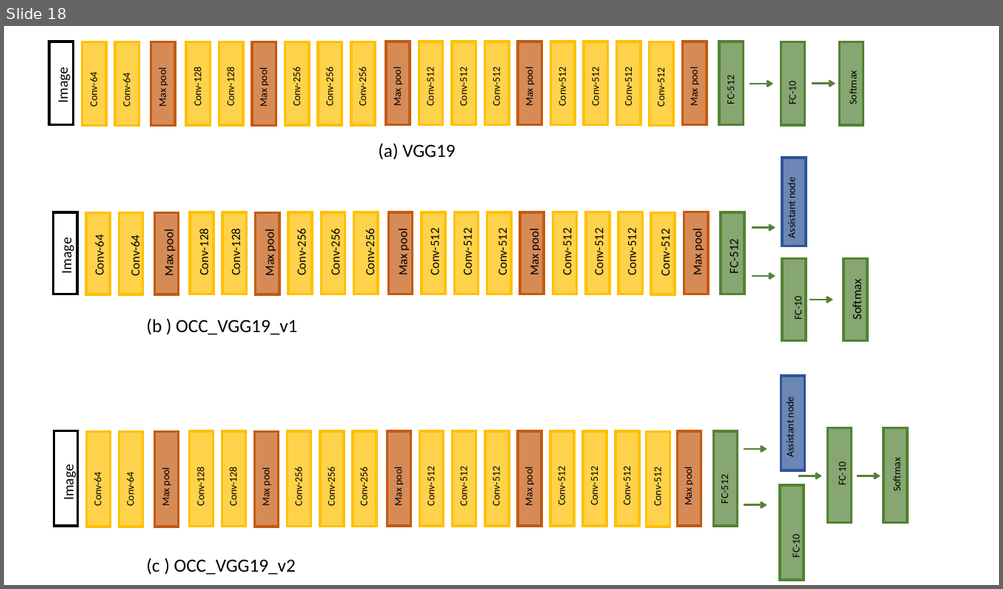
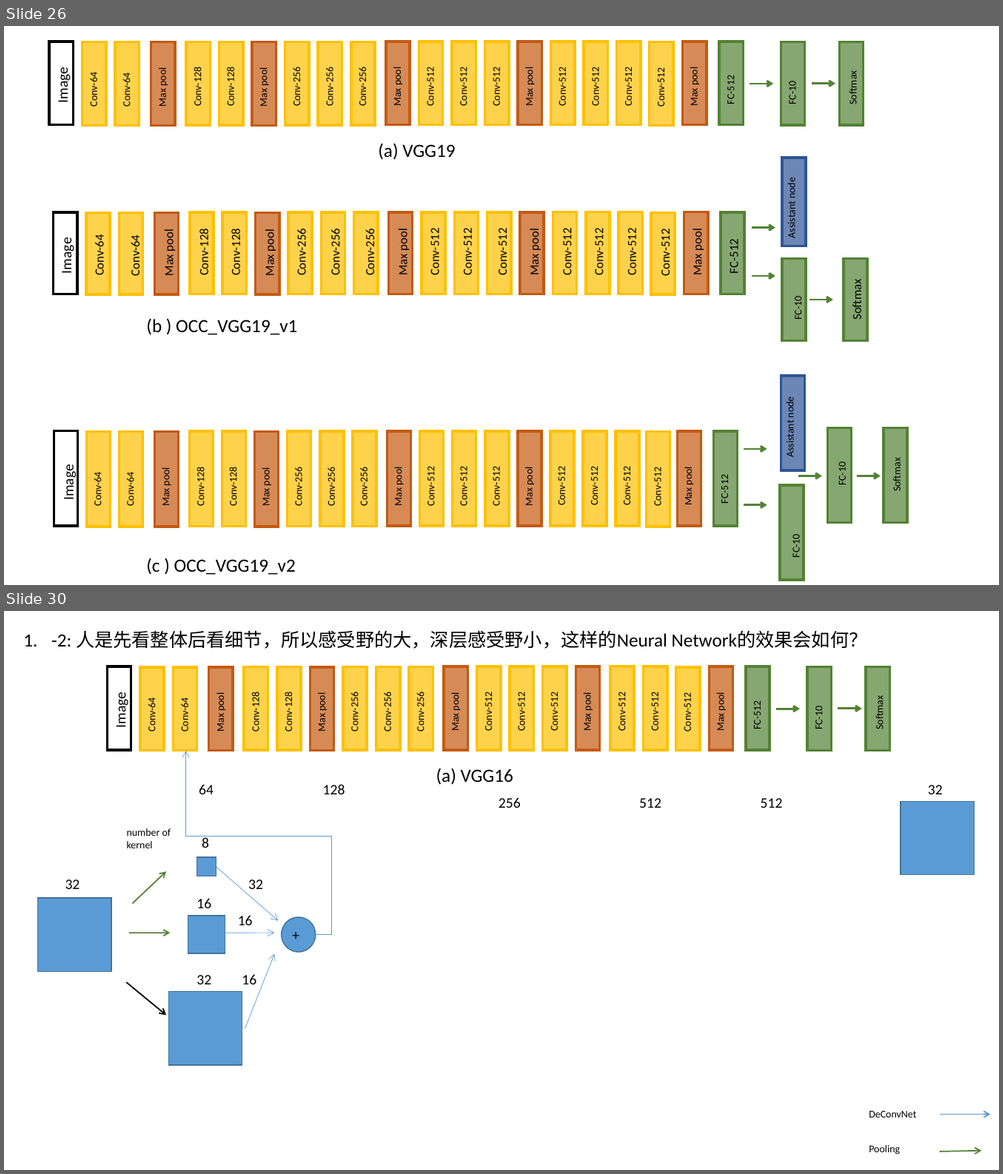
Before and after one commit to ZucchiniTang/Assistant_Unit, a slide deck: Graph.pptx. Shown one above the other, each under a label of ours: slide 18 before the commit, slides 26 and 30 after it; the slides between them are not shown. The pictures are 1003x589 and 1003x1174 pixels, drawn with LibreOffice and Linux fonts; fonts in the diff are those of the drawing. Boxes give left, top, right and bottom in pixels: in the first picture for what was removed or moved away, otherwise in the second. Text is boxed around its words. In the diff, an @@ line names an element or a change of style, - is before the commit and + after.

```diff
--- a/Graph.pptx
+++ b/Graph.pptx
@@ slide 30 added at [4, 611, 999, 1170], background #FFFFFF @@
@@ text added at [51, 630, 868, 649], 18 pt, text #000000 @@
+1. -2: 人是先看整体后看细节，所以感受野的大，深层感受野小，这样的Neural Network的效果会如何？
@@ elbow arrow added from (312, 935) to (186, 752), #5B9BD5 0.5 pt @@
@@ text added at [199, 784, 213, 795], 14 pt, text #000000 @@
+64
@@ text added at [323, 784, 345, 795], 14 pt, text #000000 @@
+128
@@ group added at [107, 667, 890, 785]: 23 texts, 22 rectangles, 2 arrows @@
+Image
+Conv-64
+Conv-64
+Max pool
+Conv-128
+Conv-128
+Max pool
+Conv-256
+Conv-256
+Conv-256
+Max pool
+Conv-512
+Conv-512
+Conv-512
+Max pool
+Conv-512
+Conv-512
+Max pool
+FC-512
+FC-10
+Softmax
+Conv-512
+(a) VGG16
@@ text added at [928, 785, 942, 795], 14 pt, text #000000 @@
+32
@@ text added at [498, 797, 521, 808], 14 pt, text #000000 @@
+256
@@ text added at [639, 798, 661, 808], 14 pt, text #000000 @@
+512
@@ text added at [760, 798, 782, 808], 14 pt, text #000000 @@
+512
@@ rectangle added at [900, 801, 974, 875], fill #5B9BD5, outline #43739E 1 pt @@
@@ text added at [127, 829, 171, 849], 10 pt, text #000000 @@
+number of kernel
@@ text added at [202, 836, 209, 848], 14 pt, text #000000 @@
+8
@@ arrow added from (132, 903) to (166, 871), #548235 1.25 pt @@
@@ rectangle added at [196, 857, 216, 877], fill #5B9BD5, outline #43739E 1 pt @@
@@ arrow added from (216, 867) to (278, 920), #5B9BD5 0.5 pt @@
@@ rectangle added at [37, 898, 111, 972], fill #5B9BD5, outline #43739E 1 pt @@
@@ text added at [65, 880, 80, 889], 14 pt, text #000000 @@
+32
@@ text added at [196, 898, 211, 908], 14 pt, text #000000 @@
+16
@@ text added at [248, 880, 263, 889], 14 pt, text #000000 @@
+32
@@ rectangle added at [188, 916, 225, 954], fill #5B9BD5, outline #43739E 1 pt @@
@@ text added at [238, 915, 253, 925], 14 pt, text #000000 @@
+16
@@ ellipse added at [282, 917, 316, 953], fill #5B9BD5, outline #43739E 1 pt @@
@@ arrow added from (128, 934) to (170, 934), #548235 1.25 pt @@
@@ arrow added from (225, 934) to (274, 934), #5B9BD5 0.5 pt @@
@@ text added at [284, 922, 311, 948], 14 pt, text #000000 @@
++
@@ arrow added from (245, 1029) to (274, 954), #5B9BD5 0.5 pt @@
@@ arrow added from (126, 982) to (166, 1015), #000000 1.25 pt @@
@@ text added at [196, 975, 211, 985], 14 pt, text #000000 @@
+32
@@ text added at [242, 974, 256, 985], 14 pt, text #000000 @@
+16
@@ rectangle added at [169, 992, 243, 1066], fill #5B9BD5, outline #43739E 1 pt @@
@@ group added at [868, 1111, 990, 1155]: 2 texts, 2 arrows @@
+DeConvNet
+Pooling
@@ what was slide 18 is now slide 26 @@
```
Also in this commit, not shown: 5 slides changed, 12 other slides added, 1 slide removed.
